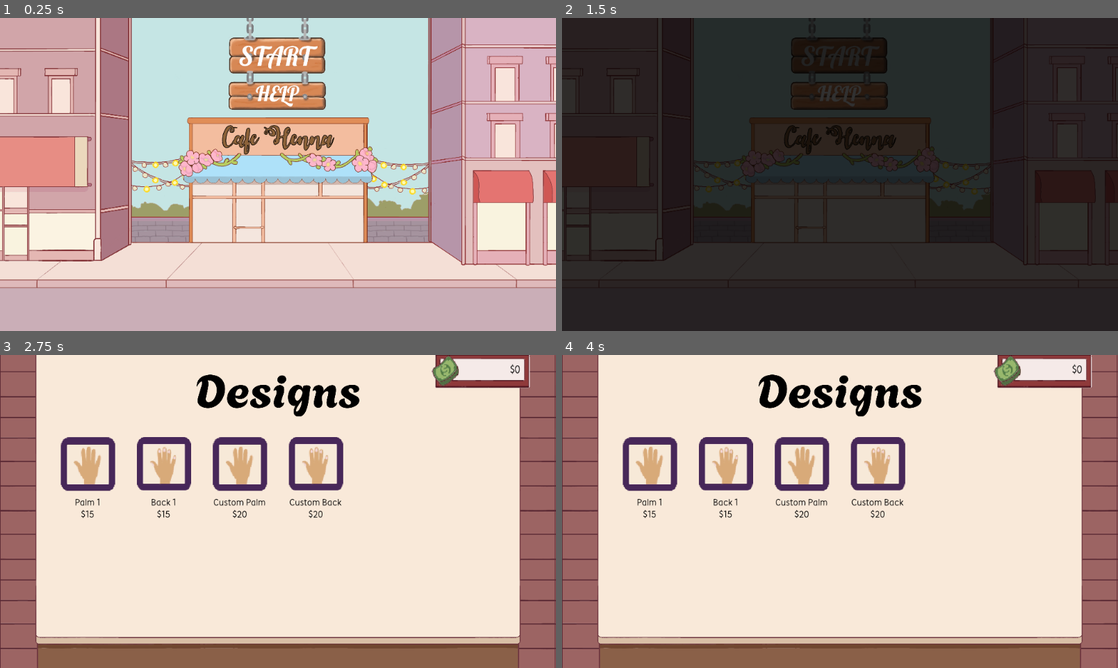
Above: before the commit, frames 1-4 (two rows, left to right).
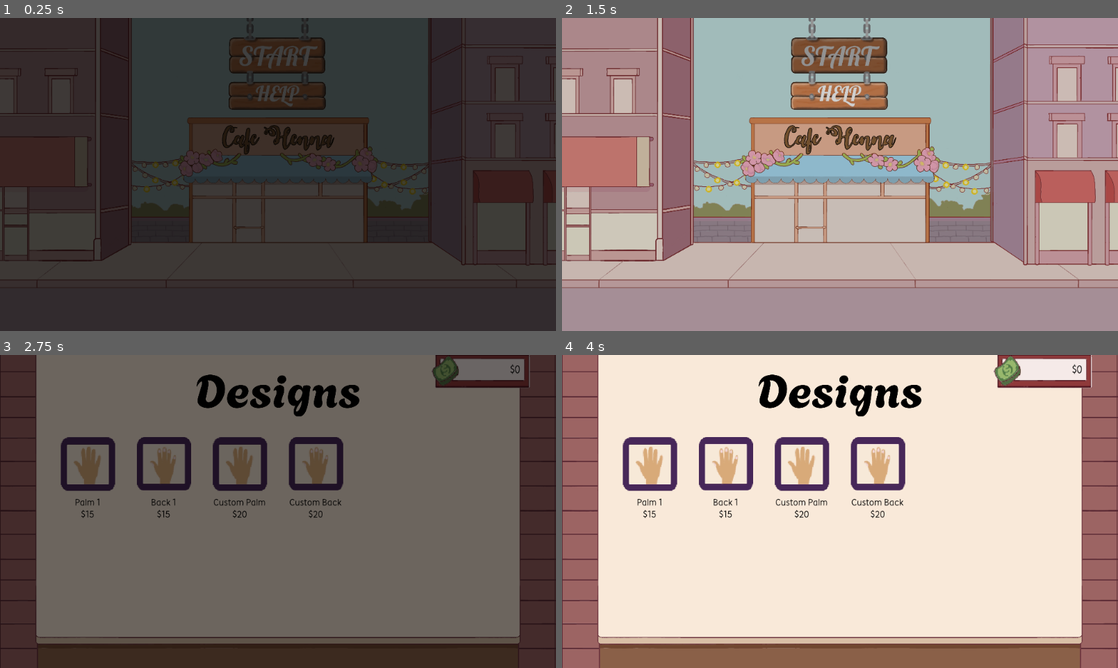
Above: after the commit, the same moments.

Repository: nitya-desaraju/cafe_henna
Game: Godot game, scene res://scenes/main_menu.tscn
Same seed, same stepped clock (60 frames per second), same inputs: the game is played once before the commit and once after it.
Inputs (mouse positions are in pixels of both pictures, inside the frame that each line leads up to):
- Up to frame 1 (0.25 s): no input
- Up to frame 2 (1.5 s): click (840, 55) at 0.5 s; click (840, 55) at 1.25 s
- Up to frame 3 (2.75 s): click (88, 464) at 2.02 s
- Up to frame 4 (4 s): click (650, 464) at 2.77 s; click (573, 364) at 3.5 s

The runs differ from the first frame. In frame 1, 100% of the frame differs, in the area x 0-100%, y 0-100%; in frame 2, 100%; in frame 3, 99%; in frame 4, nothing differs.
Error in both runs: Invalid access to property or key 'pressed' on a base object of type 'null instance'. (res://scenes/game.gd:37)

Commit message:
adding fade in to main menu

Diff:
--- a/game/scenes/main_menu.gd
+++ b/game/scenes/main_menu.gd
@@ -18,8 +18,10 @@
 var target_y = 300.0
 
 func _ready():
-	fader.modulate.a = 0.0
 	fader.color = Color(0, 0, 0, 1)
+	fader.modulate.a = 1.0
+	fader.visible = true
+	fader.mouse_filter = Control.MOUSE_FILTER_STOP
 	music.play()
 	popup.position.y = start_y
 
@@ -31,6 +33,11 @@
 	start_button.pressed.connect(_on_start_button_pressed)
 	how_to_button.pressed.connect(_on_how_to_play_button_pressed)
 	close_popup_button.pressed.connect(_on_close_popup_button_pressed)
+
+	var fade_in_tween = create_tween()
+	fade_in_tween.tween_property(fader, "modulate:a", 0.0, 1.0)
+	await fade_in_tween.finished
+	fader.mouse_filter = Control.MOUSE_FILTER_IGNORE
 
 func _process(delta):
 	if is_active:
@@ -76,6 +83,7 @@
 	overlay.modulate.a = 0
 
 func _on_start_button_pressed():
+	fader.mouse_filter = Control.MOUSE_FILTER_STOP
 	var fade_tween = create_tween().set_parallel(true)
 	fade_tween.tween_property(fader, "modulate:a", 1.0, 1.0)
 	fade_tween.tween_property(music, "volume_db", -80.0, 1.0)
